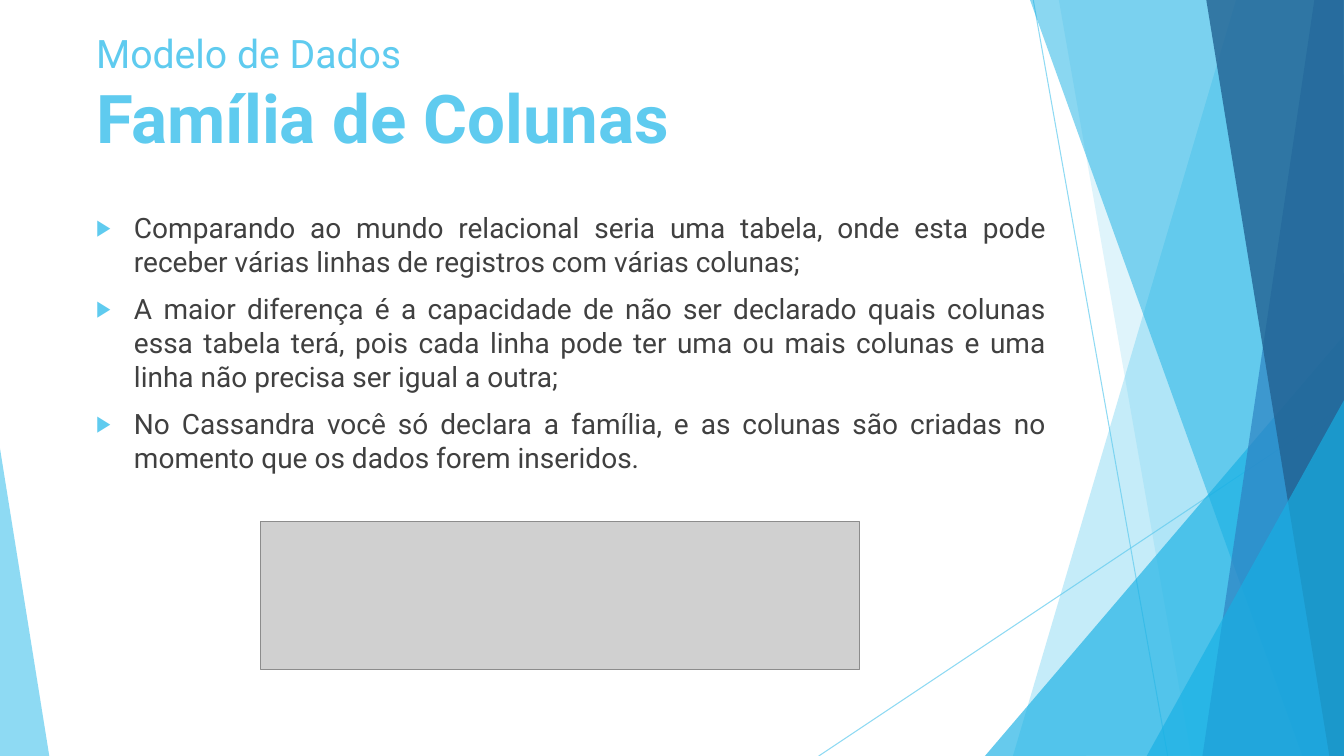
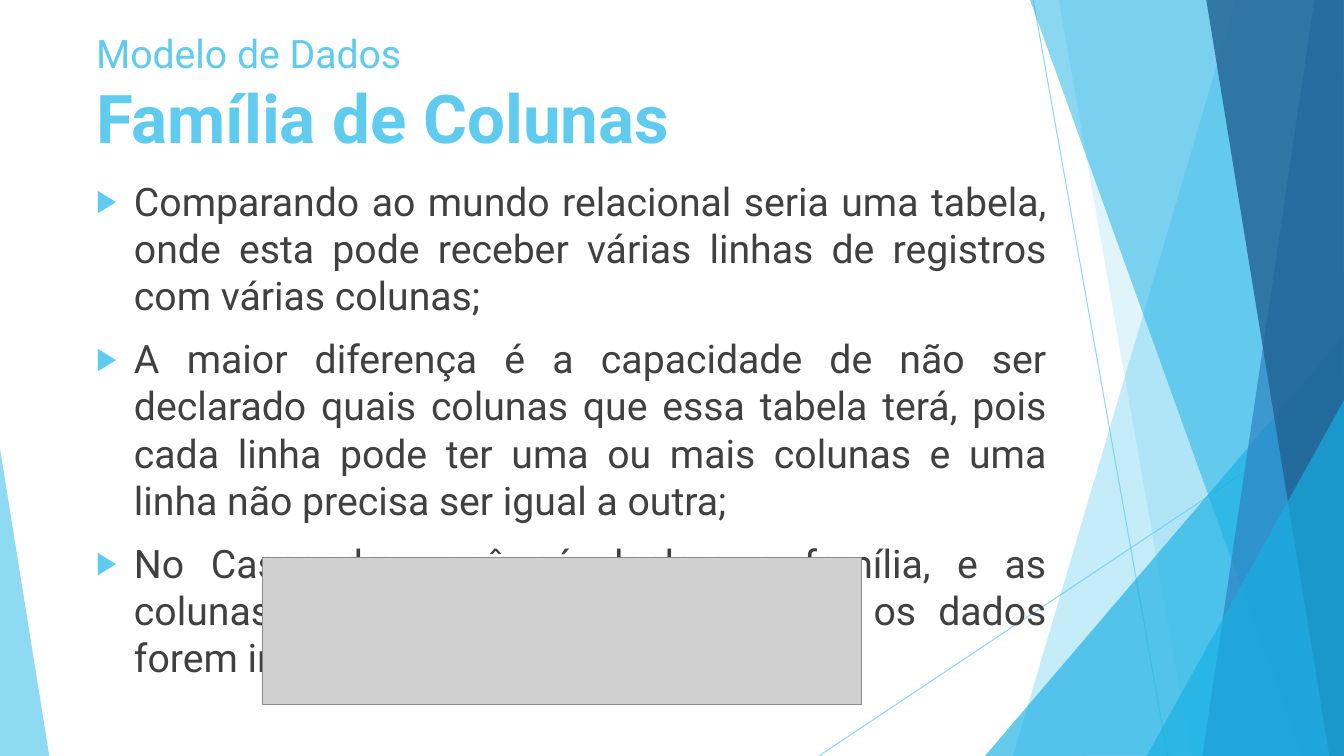
Before and after one commit to luiscferraz/bd-penitenciaria, a slide deck: slide 17 of Seminario/NoSQL v2.pptx. Drawn at 1344x756 pixels with LibreOffice and Linux fonts; fonts in the diff are those of the drawing; grey boxes stand for pictures. Boxes give left, top, right and bottom in pixels: in the first picture for what was removed or moved away, otherwise in the second. Text is boxed around its words. In the diff, an @@ line names an element or a change of style, - is before the commit and + after.

```diff
--- a/Seminario/NoSQL v2.pptx
+++ b/Seminario/NoSQL v2.pptx
@@ text "Comparando ao mundo relacional seria ...": place and size @@
-text "Comparando ao mundo relacional seria ..." at <box>134,217,1045,474</box>
+text "Comparando ao mundo relacional seria ..." at <box>134,186,1047,635</box>
@@ text at <box>134,186,1047,635</box>: size 20 to 28 pt in "Comparando ao mundo relacional seria uma tabela, ...", "No Cassandra você só declara a família, ..."; more space between paragraphs @@
@@ text at <box>134,343,1046,523</box>: text changed; size 20 to 28 pt @@
-▶ A maior diferença é a capacidade de não ser declarado quais colunas essa tabela terá, pois cada linha pode ter uma ou mais colunas e uma linha não precisa ser igual a outra;
+▶ A maior diferença é a capacidade de não ser declarado quais colunas que essa tabela terá, pois cada linha pode ter uma ou mais colunas e uma linha não precisa ser igual a outra;
@@ picture: place and size @@
-picture at <box>260,521,859,669</box>
+picture at <box>263,558,862,706</box>
```
Also in this commit, not shown: 18 other slides changed, 2 slides added, 3 other files.
